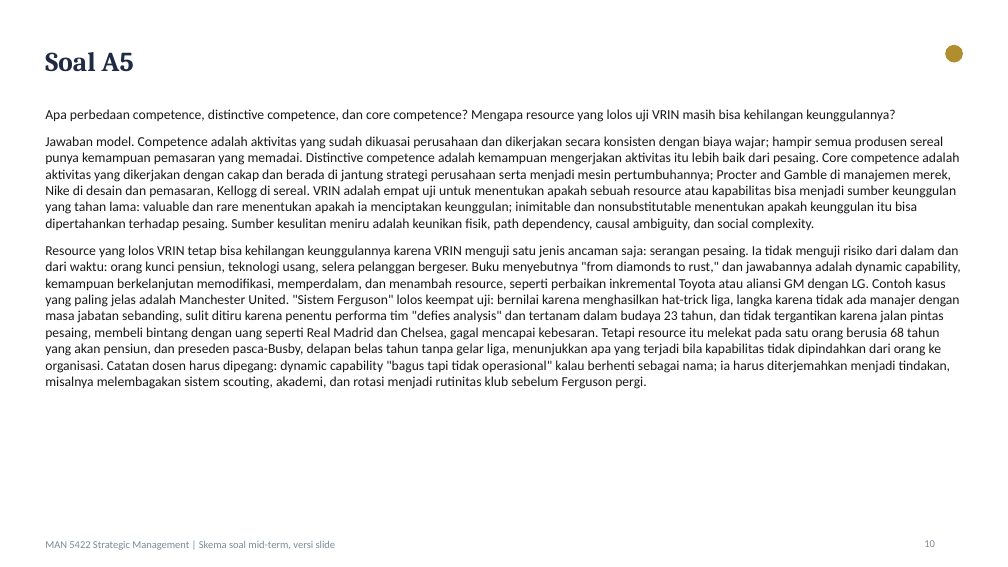
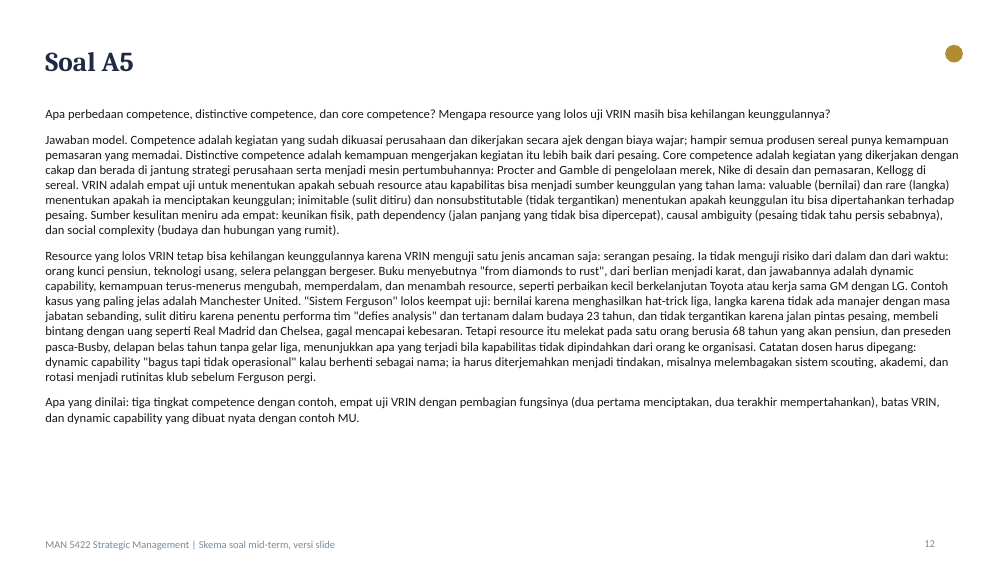
Before and after one commit to aslihabnuri/Dom-Manipulation, a slide deck: slide 12 of Materi_SM_MidTerm/Skema_Soal_dan_Jawaban_Model_MidTerm.pptx (slide 10 before the commit). Drawn at 1008x567 pixels with LibreOffice and Linux fonts; fonts in the diff are those of the drawing. Boxes give left, top, right and bottom in pixels: in the first picture for what was removed or moved away, otherwise in the second. Text is boxed around its words. In the diff, an @@ line names an element or a change of style, - is before the commit and + after.

```diff
--- a/Materi_SM_MidTerm/Skema_Soal_dan_Jawaban_Model_MidTerm.pptx
+++ b/Materi_SM_MidTerm/Skema_Soal_dan_Jawaban_Model_MidTerm.pptx
@@ text at <box>45,109,831,120</box>: size 13 to 12 pt in "Apa perbedaan competence, distinctive competence, dan core ..." @@
@@ text at <box>45,135,959,424</box>: text changed; size 13 to 12 pt @@
-Jawaban model. Competence adalah aktivitas yang sudah dikuasai perusahaan dan dikerjakan secara konsisten dengan biaya wajar; hampir semua produsen sereal punya kemampuan pemasaran yang memadai. Distinctive competence adalah kemampuan mengerjakan aktivitas itu lebih baik dari pesaing. Core competence adalah aktivitas yang dikerjakan dengan cakap dan berada di jantung strategi perusahaan serta menjadi mesin pertumbuhannya; Procter and Gamble di manajemen merek, Nike di desain dan pemasaran, Kellogg di sereal. VRIN adalah empat uji untuk menentukan apakah sebuah resource atau kapabilitas bisa menjadi sumber keunggulan yang tahan lama: valuable dan rare menentukan apakah ia menciptakan keunggulan; inimitable dan nonsubstitutable menentukan apakah keunggulan itu bisa dipertahankan terhadap pesaing. Sumber kesulitan meniru adalah keunikan fisik, path dependency, causal ambiguity, dan social complexity.
-Resource yang lolos VRIN tetap bisa kehilangan keunggulannya karena VRIN menguji satu jenis ancaman saja: serangan pesaing. Ia tidak menguji risiko dari dalam dan dari waktu: orang kunci pensiun, teknologi usang, selera pelanggan bergeser. Buku menyebutnya "from diamonds to rust," dan jawabannya adalah dynamic capability, kemampuan berkelanjutan memodifikasi, memperdalam, dan menambah resource, seperti perbaikan inkremental Toyota atau aliansi GM dengan LG. Contoh kasus yang paling jelas adalah Manchester United. "Sistem Ferguson" lolos keempat uji: bernilai karena menghasilkan hat-trick liga, langka karena tidak ada manajer dengan masa jabatan sebanding, sulit ditiru karena penentu performa tim "defies analysis" dan tertanam dalam budaya 23 tahun, dan tidak tergantikan karena jalan pintas pesaing, membeli bintang dengan uang seperti Real Madrid dan Chelsea, gagal mencapai kebesaran. Tetapi resource itu melekat pada satu orang berusia 68 tahun yang akan pensiun, dan preseden pasca-Busby, delapan belas tahun tanpa gelar liga, menunjukkan apa yang terjadi bila kapabilitas tidak dipindahkan dari orang ke organisasi. Catatan dosen harus dipegang: dynamic capability "bagus tapi tidak operasional" kalau berhenti sebagai nama; ia harus diterjemahkan menjadi tindakan, misalnya melembagakan sistem scouting, akademi, dan rotasi menjadi rutinitas klub sebelum Ferguson pergi.
+Jawaban model. Competence adalah kegiatan yang sudah dikuasai perusahaan dan dikerjakan secara ajek dengan biaya wajar; hampir semua produsen sereal punya kemampuan pemasaran yang memadai. Distinctive competence adalah kemampuan mengerjakan kegiatan itu lebih baik dari pesaing. Core competence adalah kegiatan yang dikerjakan dengan cakap dan berada di jantung strategi perusahaan serta menjadi mesin pertumbuhannya: Procter and Gamble di pengelolaan merek, Nike di desain dan pemasaran, Kellogg di sereal. VRIN adalah empat uji untuk menentukan apakah sebuah resource atau kapabilitas bisa menjadi sumber keunggulan yang tahan lama: valuable (bernilai) dan rare (langka) menentukan apakah ia menciptakan keunggulan; inimitable (sulit ditiru) dan nonsubstitutable (tidak tergantikan) menentukan apakah keunggulan itu bisa dipertahankan terhadap pesaing. Sumber kesulitan meniru ada empat: keunikan fisik, path dependency (jalan panjang yang tidak bisa dipercepat), causal ambiguity (pesaing tidak tahu persis sebabnya), dan social complexity (budaya dan hubungan yang rumit).
+Resource yang lolos VRIN tetap bisa kehilangan keunggulannya karena VRIN menguji satu jenis ancaman saja: serangan pesaing. Ia tidak menguji risiko dari dalam dan dari waktu: orang kunci pensiun, teknologi usang, selera pelanggan bergeser. Buku menyebutnya "from diamonds to rust", dari berlian menjadi karat, dan jawabannya adalah dynamic capability, kemampuan terus-menerus mengubah, memperdalam, dan menambah resource, seperti perbaikan kecil berkelanjutan Toyota atau kerja sama GM dengan LG. Contoh kasus yang paling jelas adalah Manchester United. "Sistem Ferguson" lolos keempat uji: bernilai karena menghasilkan hat-trick liga, langka karena tidak ada manajer dengan masa jabatan sebanding, sulit ditiru karena penentu performa tim "defies analysis" dan tertanam dalam budaya 23 tahun, dan tidak tergantikan karena jalan pintas pesaing, membeli bintang dengan uang seperti Real Madrid dan Chelsea, gagal mencapai kebesaran. Tetapi resource itu melekat pada satu orang berusia 68 tahun yang akan pensiun, dan preseden pasca-Busby, delapan belas tahun tanpa gelar liga, menunjukkan apa yang terjadi bila kapabilitas tidak dipindahkan dari orang ke organisasi. Catatan dosen harus dipegang: dynamic capability "bagus tapi tidak operasional" kalau berhenti sebagai nama; ia harus diterjemahkan menjadi tindakan, misalnya melembagakan sistem scouting, akademi, dan rotasi menjadi rutinitas klub sebelum Ferguson pergi.
+Apa yang dinilai: tiga tingkat competence dengan contoh, empat uji VRIN dengan pembagian fungsinya (dua pertama menciptakan, dua terakhir mempertahankan), batas VRIN, dan dynamic capability yang dibuat nyata dengan contoh MU.
```
Also in this commit, not shown: 21 other slides changed, 4 slides added, 5 other files.
